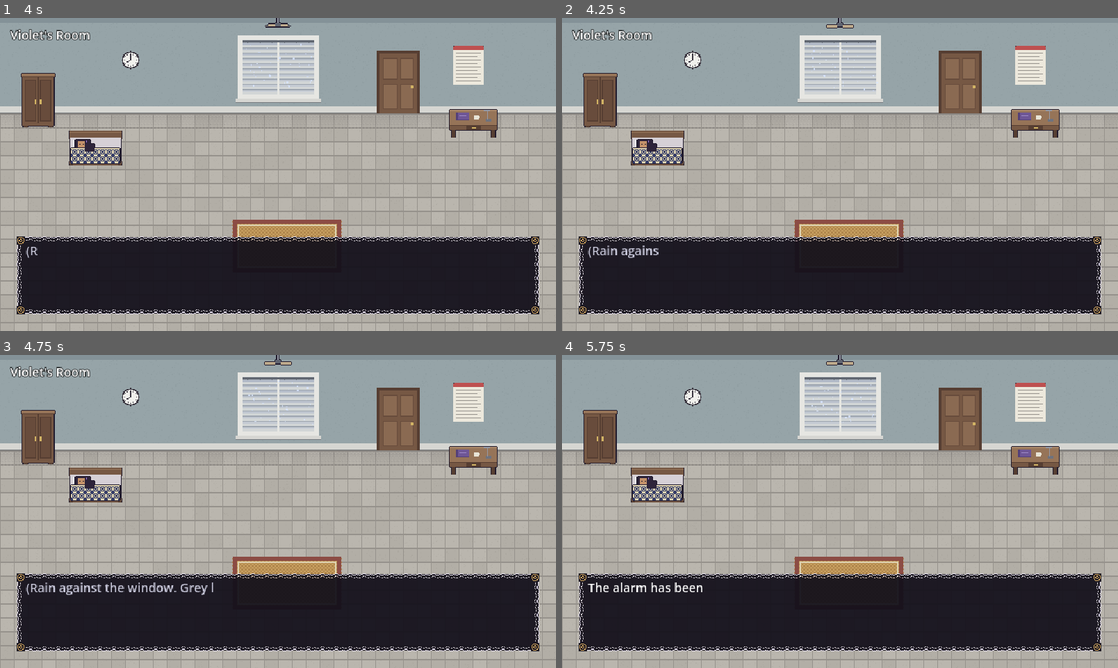
Above: before the commit, frames 1-4 (two rows, left to right).
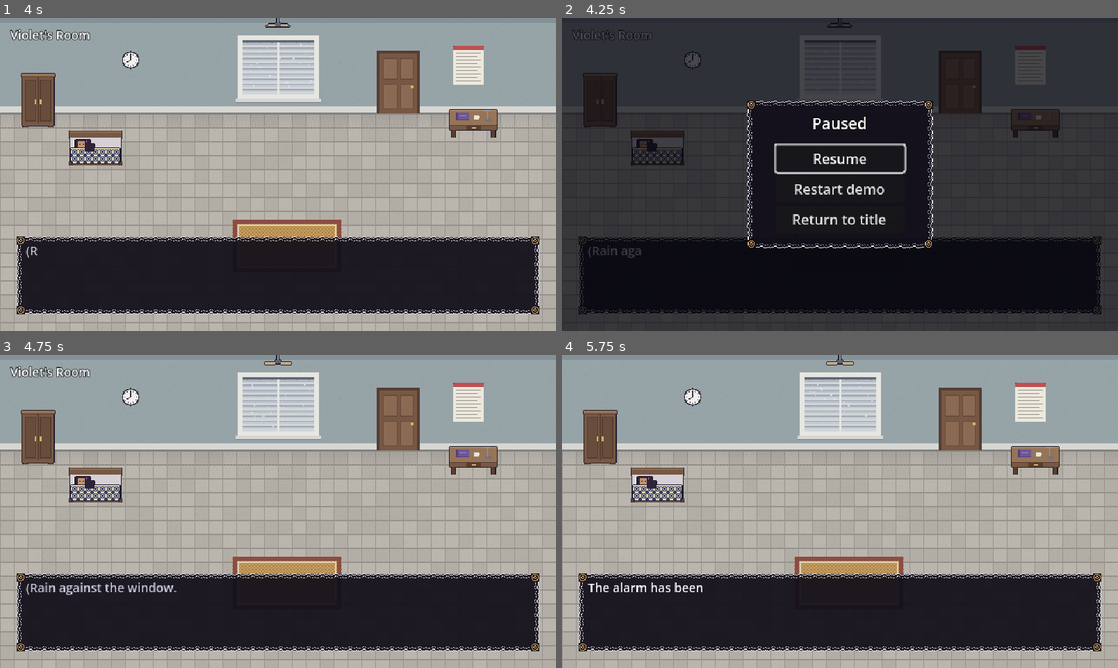
Above: after the commit, the same moments.

Repository: Altrospective/Violet-that-Blooms-in-Winter
Game: Godot game, scene res://menu/main_menu.tscn
Two runs of this game, one before a commit and one after it. Both use one fixed random seed, a clock stepped at 60 frames per second and the inputs below.
Inputs (mouse positions are in pixels of both pictures, inside the frame that each line leads up to):
- Up to frame 1 (4 s): tap Enter (ui_accept) at 0.5, 0.77, 1.52, 3.02, 3.77 s; hold D (move_right) 0.53-1.28 s; tap E (interact) at 0.6, 1.25, 2 s; hold S (move_down) 1.28-2.03 s; tap Z at 1.35 s; hold D (move_right) 2.03-2.78 s; tap Space at 2.1 s; hold W (move_up) 2.78-3.53 s; tap 1 at 2.85 s; hold A (move_left) from 3.53 s (still down); tap 2 at 3.6 s
- Up to frame 2 (4.25 s): keep holding A (move_left); tap Escape at 4.15 s
- Up to frame 3 (4.75 s): release A (move_left) at 4.25 s; click (278, 495) at 4.25 s, where only the run after the commit has a clickable "Resume"
- Up to frame 4 (5.75 s): hold A (move_left) from 5.03 s (still down); tap E (interact) at 5.1 s; tap Enter (ui_accept) at 5.27 s

Frame 1 is identical in both runs. In frame 2, 78% of the frame differs, in the area x 0-100%, y 0-100%; in frame 3, 0.1%; in frame 4, less than 0.1%.

Commit message:
Add pause menu and robust demo controls

Diff:
--- a/core/scene/scene_manager.gd
+++ b/core/scene/scene_manager.gd
@@ -1,22 +1,25 @@
 extends CanvasLayer
-## Scene changes with a fade, plus scene names so you always know where you are.
+## Scene changes with a fade, scene names, and a small in-game pause menu.
 ## Registered as the autoload "SceneManager".
-##
-## Every scene can set a `scene_title` (export or plain var on its root script).
-## The title appears briefly in the top-left whenever a scene starts. Press F1 to
-## keep a debug label visible in the bottom-left with the title and file path.
 
 signal scene_changed(path: String)
 
 const FADE_TIME: float = 0.5
 const TITLE_SECONDS: float = 2.2
+const TITLE_SCENE: String = "res://menu/main_menu.tscn"
+const RESTART_SCENE: String = "res://menu/content_note.tscn"
+const PAUSABLE_SCENES: Array[String] = [
+	"res://home/violet_bedroom.tscn",
+	"res://school/room_2b_teaser.tscn",
+]
 
 var is_busy: bool = false
-
 var _fade: ColorRect
 var _title_label: Label
 var _debug_label: Label
 var _title_tween: Tween
+var _pause_layer: Control
+var _resume_button: Button
 
 
 func _ready() -> void:
@@ -36,7 +39,7 @@
 	_debug_label = _make_label(10, Vector2(8, 338))
 	_debug_label.visible = false
 	add_child(_debug_label)
-
+	_build_pause_menu()
 	_announce_after_startup()
 
 
@@ -63,6 +66,94 @@
 		return
 	if key_event.physical_keycode == KEY_F1:
 		_debug_label.visible = not _debug_label.visible
+	elif key_event.physical_keycode == KEY_ESCAPE and _can_pause():
+		get_viewport().set_input_as_handled()
+		if get_tree().paused:
+			_resume_game()
+		else:
+			_pause_game()
+
+
+func _can_pause() -> bool:
+	if is_busy or get_tree().current_scene == null:
+		return false
+	return PAUSABLE_SCENES.has(get_tree().current_scene.scene_file_path)
+
+
+func _pause_game() -> void:
+	_pause_layer.visible = true
+	get_tree().paused = true
+	_resume_button.grab_focus()
+
+
+func _resume_game() -> void:
+	_pause_layer.visible = false
+	get_tree().paused = false
+
+
+func _restart_demo() -> void:
+	_pause_layer.visible = false
+	get_tree().paused = false
+	GameState.reset()
+	change_scene(RESTART_SCENE)
+
+
+func _return_to_title() -> void:
+	_pause_layer.visible = false
+	get_tree().paused = false
+	change_scene(TITLE_SCENE)
+
+
+func _build_pause_menu() -> void:
+	_pause_layer = Control.new()
+	_pause_layer.process_mode = Node.PROCESS_MODE_ALWAYS
+	_pause_layer.visible = false
+	_pause_layer.mouse_filter = Control.MOUSE_FILTER_STOP
+	add_child(_pause_layer)
+	_pause_layer.set_anchors_and_offsets_preset(Control.PRESET_FULL_RECT)
+
+	var shade: ColorRect = ColorRect.new()
+	shade.color = Color(0.02, 0.02, 0.05, 0.72)
+	shade.mouse_filter = Control.MOUSE_FILTER_STOP
+	_pause_layer.add_child(shade)
+	shade.set_anchors_and_offsets_preset(Control.PRESET_FULL_RECT)
+
+	var panel: Panel = Panel.new()
+	panel.position = Vector2(210, 92)
+	panel.size = Vector2(220, 176)
+	panel.add_theme_stylebox_override("panel", UiStyle.dark_frame())
+	_pause_layer.add_child(panel)
+
+	var title: Label = _make_label(18, Vector2.ZERO)
+	title.text = "Paused"
+	title.position = Vector2(0, 16)
+	title.size = Vector2(220, 28)
+	title.horizontal_alignment = HORIZONTAL_ALIGNMENT_CENTER
+	panel.add_child(title)
+
+	var buttons: VBoxContainer = VBoxContainer.new()
+	buttons.position = Vector2(36, 54)
+	buttons.size = Vector2(148, 106)
+	buttons.add_theme_constant_override("separation", 4)
+	panel.add_child(buttons)
+
+	_resume_button = _make_pause_button("Resume")
+	_resume_button.pressed.connect(_resume_game)
+	buttons.add_child(_resume_button)
+	var restart_button: Button = _make_pause_button("Restart demo")
+	restart_button.pressed.connect(_restart_demo)
+	buttons.add_child(restart_button)
+	var title_button: Button = _make_pause_button("Return to title")
+	title_button.pressed.connect(_return_to_title)
+	buttons.add_child(title_button)
+
+
+func _make_pause_button(text: String) -> Button:
+	var button: Button = Button.new()
+	button.text = text
+	button.custom_minimum_size = Vector2(148, 30)
+	button.focus_mode = Control.FOCUS_ALL
+	return button
 
 
 func _announce_after_startup() -> void:
